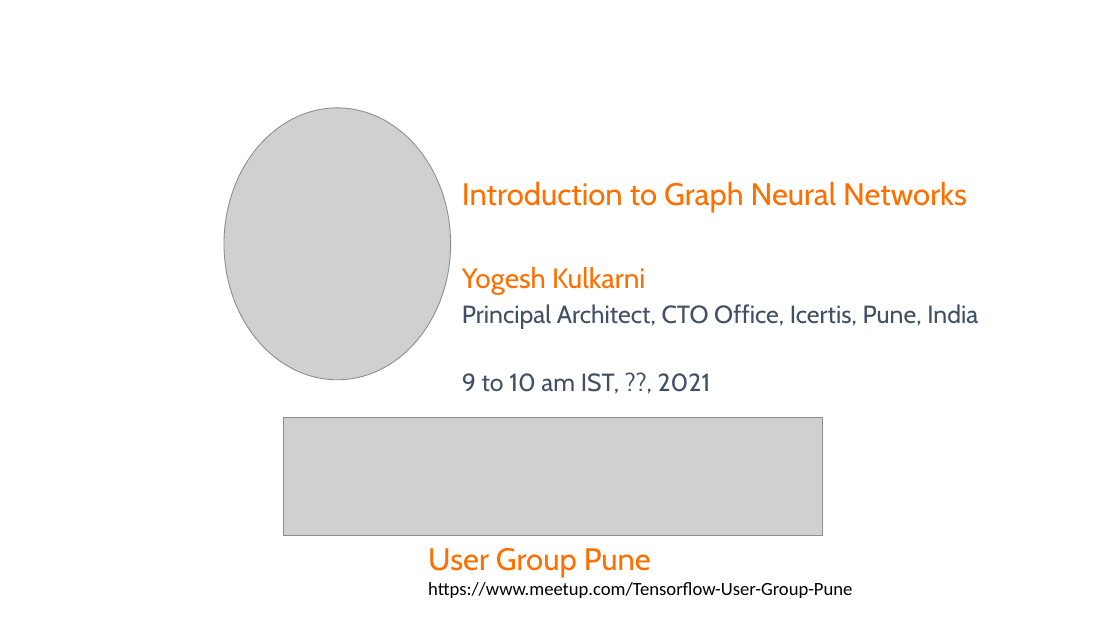
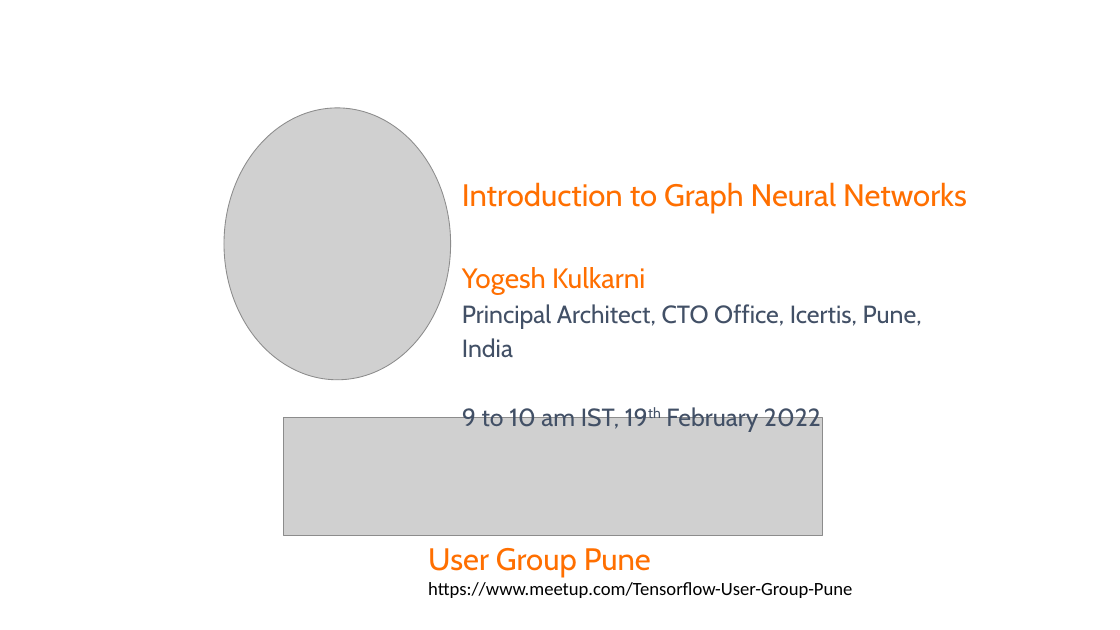
Before and after one commit to yogeshhk/TeachingDataScience, a slide deck: slide 1 of Talks/TFUG_Banner_Template.pptx. Drawn at 1120x630 pixels with LibreOffice and Linux fonts; fonts in the diff are those of the drawing; grey boxes stand for pictures; background and template pictures are left out. Boxes give left, top, right and bottom in pixels: in the first picture for what was removed or moved away, otherwise in the second. Text is boxed around its words. In the diff, an @@ line names an element or a change of style, - is before the commit and + after.

```diff
--- a/Talks/TFUG_Banner_Template.pptx
+++ b/Talks/TFUG_Banner_Template.pptx
@@ text at (462,405,821,431): text changed @@
-9 to 10 am IST, ??, 2021
+9 to 10 am IST, 19th February 2022
```
Also in this commit, not shown: 3 other files.
